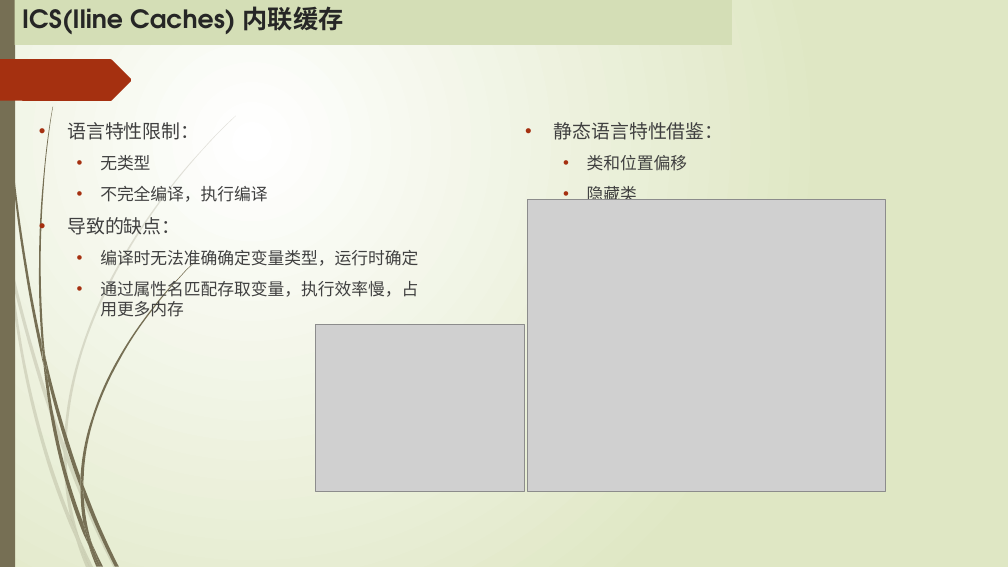
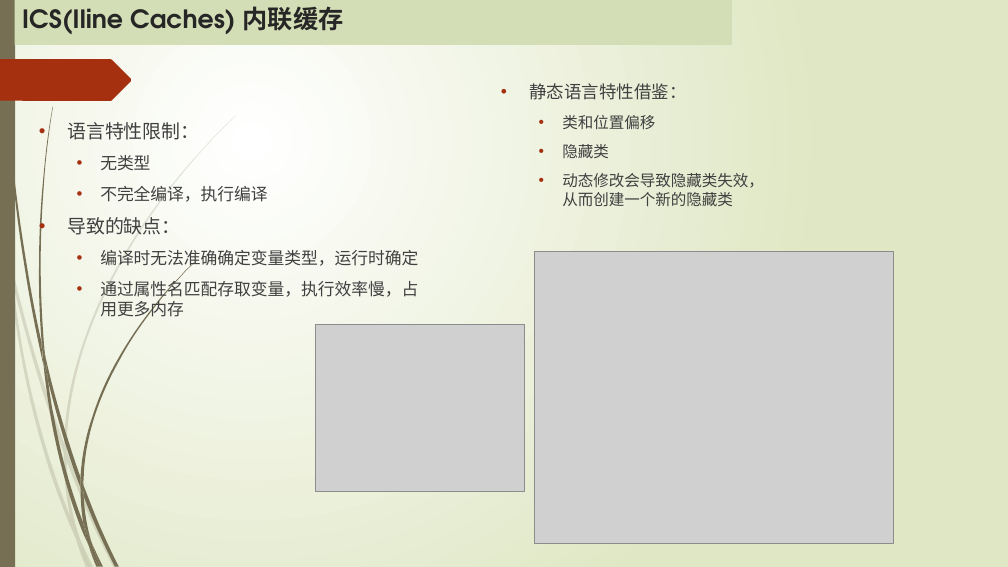
Before and after one commit to MickleWen/Google-V8, a slide deck: slide 5 of Google V8引擎.pptx. Drawn at 1008x567 pixels with LibreOffice and Linux fonts; fonts in the diff are those of the drawing; grey boxes stand for pictures. Boxes give left, top, right and bottom in pixels: in the first picture for what was removed or moved away, otherwise in the second. Text is boxed around its words. In the diff, an @@ line names an element or a change of style, - is before the commit and + after.

```diff
--- a/Google V8引擎.pptx
+++ b/Google V8引擎.pptx
@@ text "静态语言特性借鉴：": place and size @@
-text "静态语言特性借鉴：" at [554, 122, 724, 200]
+text "静态语言特性借鉴：" at [529, 83, 763, 206]
@@ text at [529, 83, 686, 158]: size 18 to 16.6 pt in "静态语言特性借鉴："; size 16 to 14.8 pt in "类和位置偏移", "隐藏类" @@
@@ text at [562, 173, 763, 206]: paragraph added @@
+  • 动态修改会导致隐藏类失效，从而创建一个新的隐藏类
@@ picture: place and size @@
-picture at [527, 200, 885, 492]
+picture at [535, 252, 893, 544]
```
Also in this commit, not shown: 1 other slide changed, 2 slides added.
